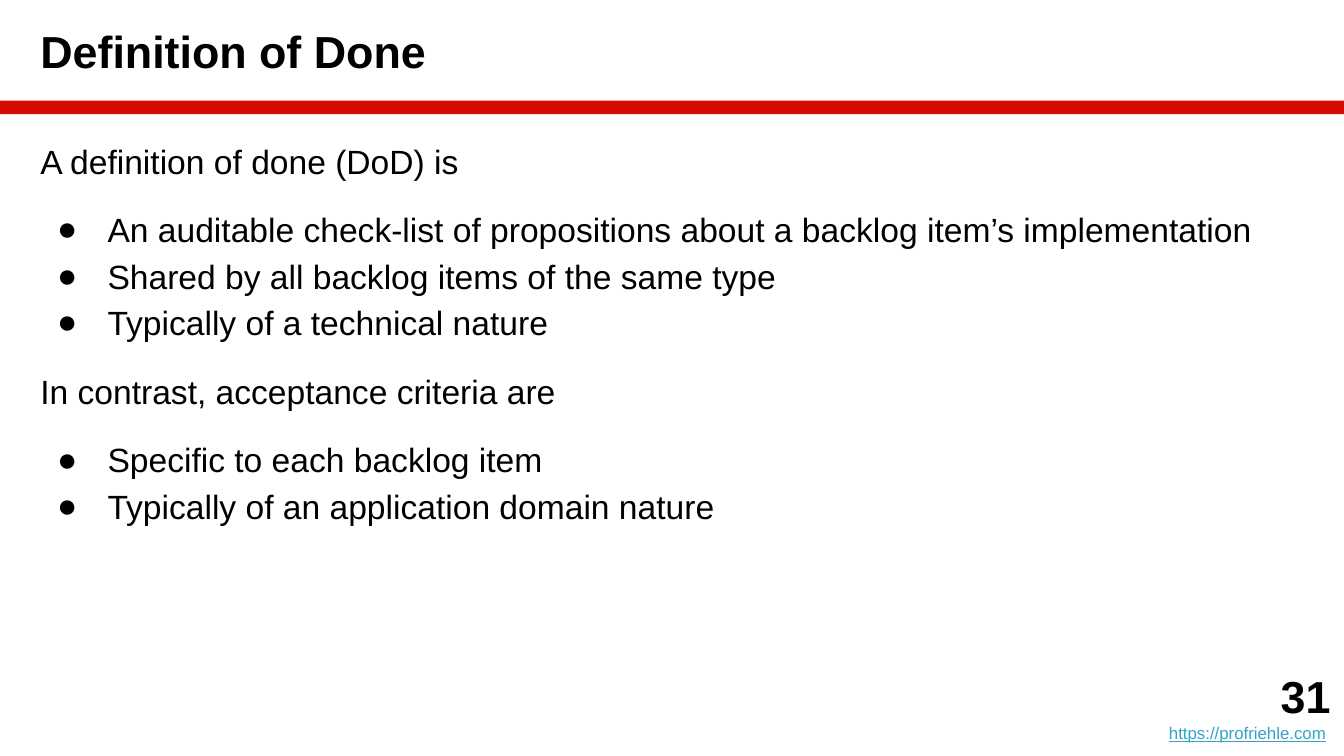
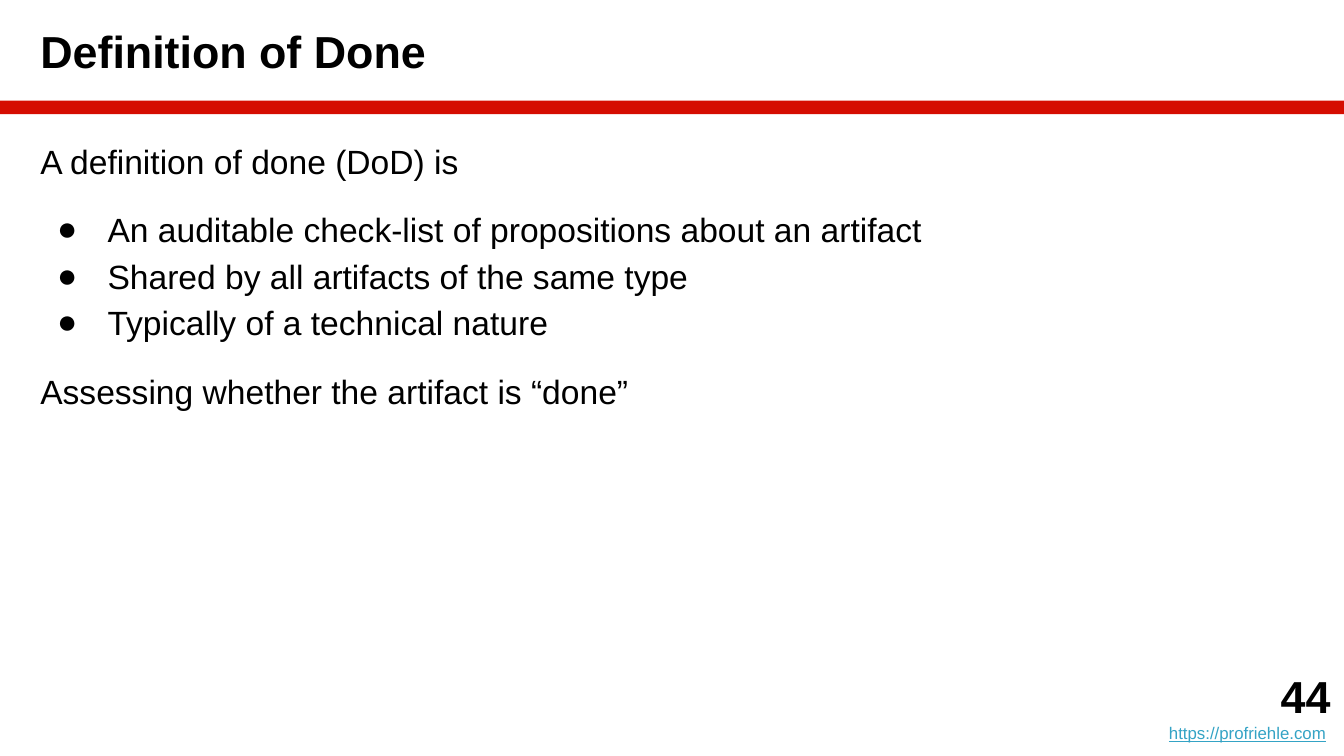
Before and after one commit to dirkriehle/amos-course, a slide deck: slide 44 of Lecture slides/AMOS B04 - Agile Planning.pptx (slide 31 before the commit). Drawn at 1344x756 pixels with LibreOffice and Linux fonts; fonts in the diff are those of the drawing. Boxes give left, top, right and bottom in pixels: in the first picture for what was removed or moved away, otherwise in the second. Text is boxed around its words. In the diff, an @@ line names an element or a change of style, - is before the commit and + after.

```diff
--- a/Lecture slides/AMOS B04 - Agile Planning.pptx
+++ b/Lecture slides/AMOS B04 - Agile Planning.pptx
@@ text at box(108, 217, 922, 295): text changed @@
-● An auditable check-list of propositions about a backlog item’s implementation
-● Shared by all backlog items of the same type
+● An auditable check-list of propositions about an artifact
+● Shared by all artifacts of the same type
@@ text at box(40, 379, 628, 410): text changed @@
-In contrast, acceptance criteria are
-● Specific to each backlog item
-● Typically of an application domain nature
+Assessing whether the artifact is “done”
@@ text at box(1281, 682, 1331, 713): text changed @@
-31
+44
```
Also in this commit, not shown: 12 other slides changed, 14 slides added, 2 slides removed, 8 other files.
